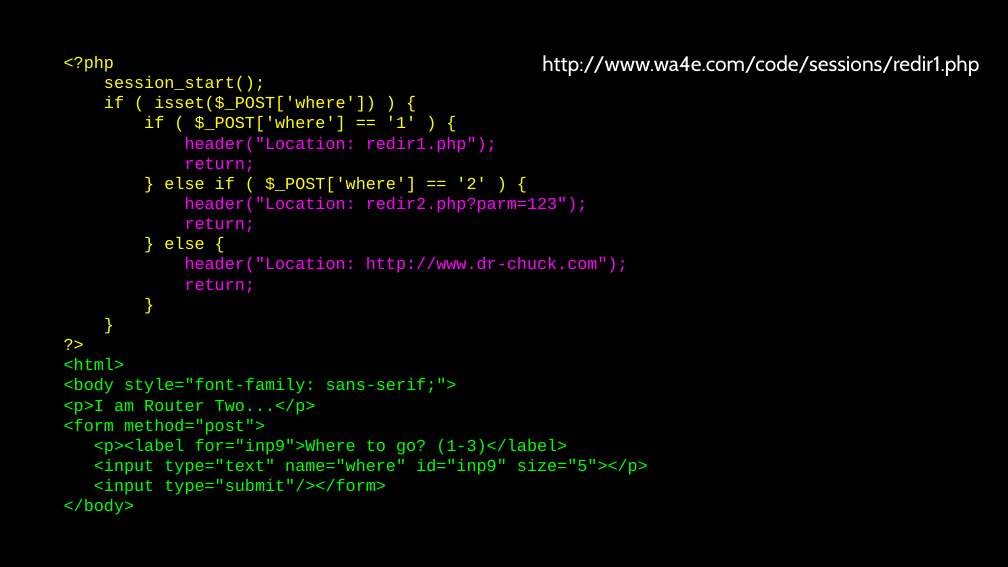
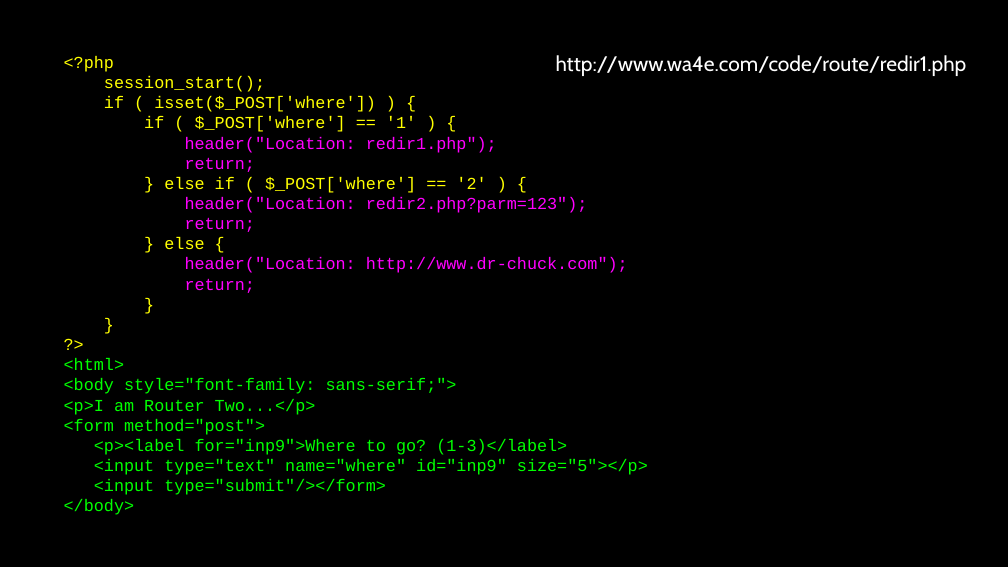
Before and after one commit to csev/wa4e, a slide deck: slide 6 of lectures/PHP-08-POST-Redirect-Authn.ppt. Drawn at 1008x567 pixels with LibreOffice and Linux fonts; fonts in the diff are those of the drawing. Boxes give left, top, right and bottom in pixels: in the first picture for what was removed or moved away, otherwise in the second. Text is boxed around its words. In the diff, an @@ line names an element or a change of style, - is before the commit and + after.

Commit message:
Fix url

```diff
--- a/lectures/PHP-08-POST-Redirect-Authn.ppt
+++ b/lectures/PHP-08-POST-Redirect-Authn.ppt
@@ text at (x1=556, y1=55, x2=967, y2=76): text changed @@
-http://www.wa4e.com/code/sessions/redir1.php
+http://www.wa4e.com/code/route/redir1.php
```
Also in this commit, not shown: 4 other slides changed, 1 slide added, 1 slide removed.
